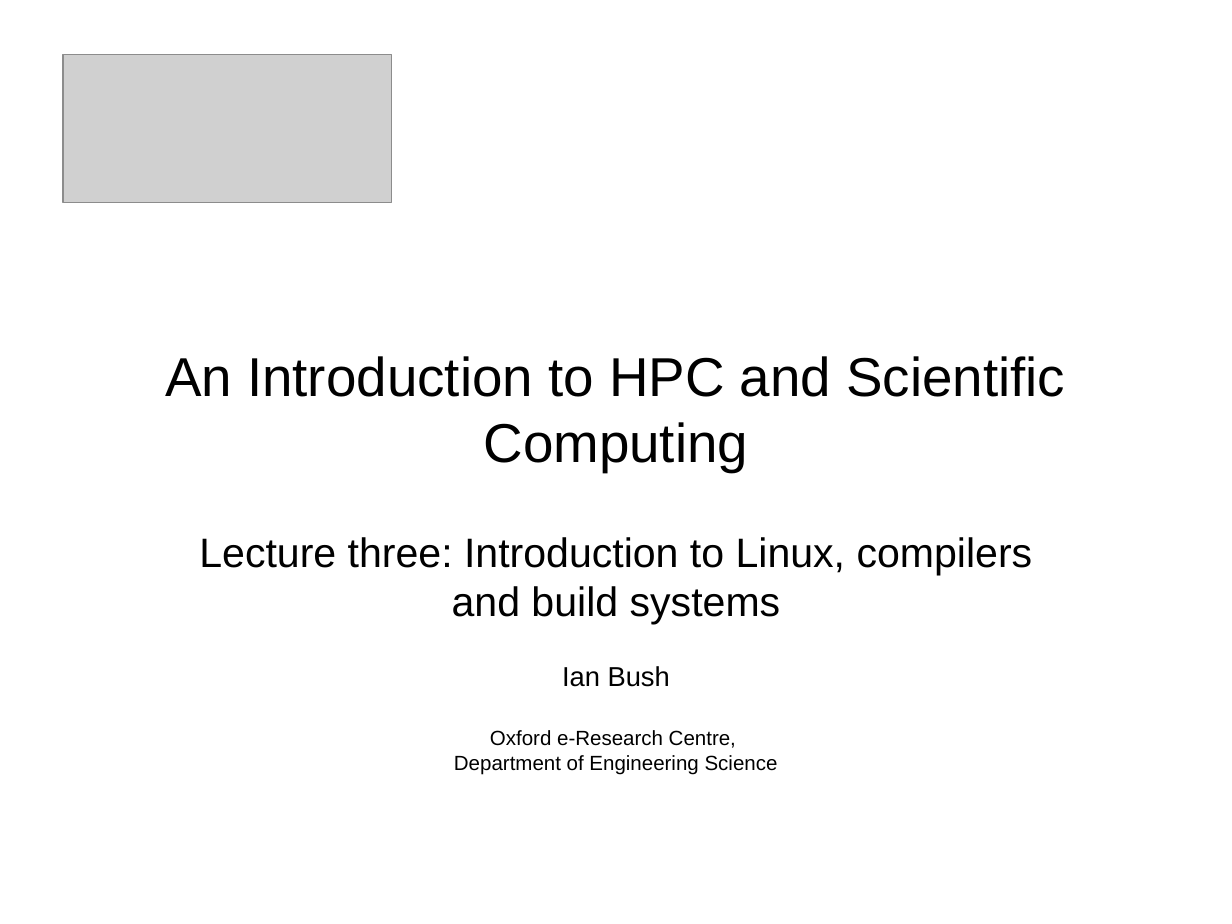
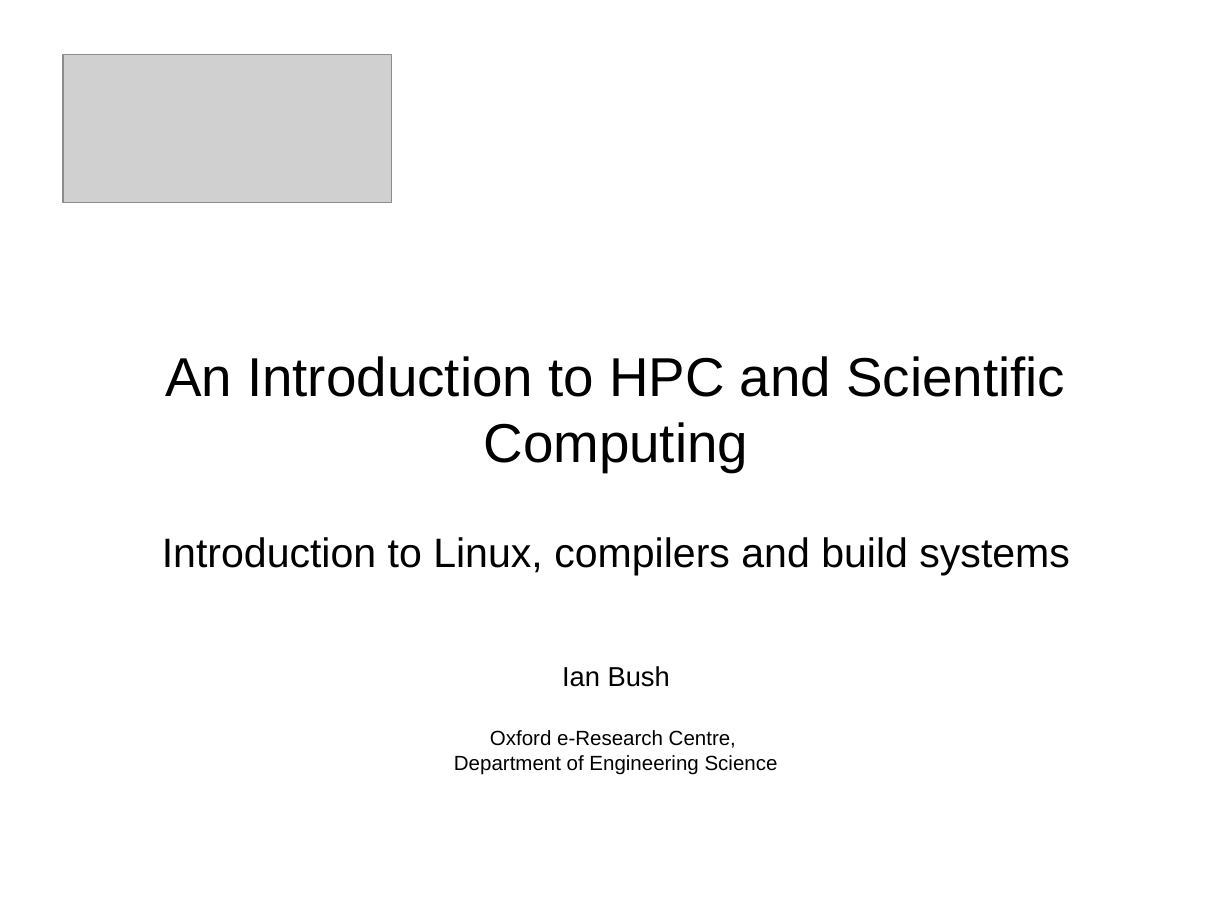
Before and after one commit to francisjudd/CWM-HPC, a slide deck: slide 1 of Lectures/pptx/3_Lecture_three.pptx. Drawn at 1232x924 pixels with LibreOffice and Linux fonts; fonts in the diff are those of the drawing; grey boxes stand for pictures; background and template pictures are left out. Boxes give left, top, right and bottom in pixels: in the first picture for what was removed or moved away, otherwise in the second. Text is boxed around its words. In the diff, an @@ line names an element or a change of style, - is before the commit and + after.

```diff
--- a/Lectures/pptx/3_Lecture_three.pptx
+++ b/Lectures/pptx/3_Lecture_three.pptx
@@ text at (x1=162, y1=537, x2=1070, y2=575): text changed @@
-Lecture three: Introduction to Linux, compilers and build systems
+Introduction to Linux, compilers and build systems
```
Also in this commit, not shown: 1 other slide changed, 1 slide removed, 1 other file.
